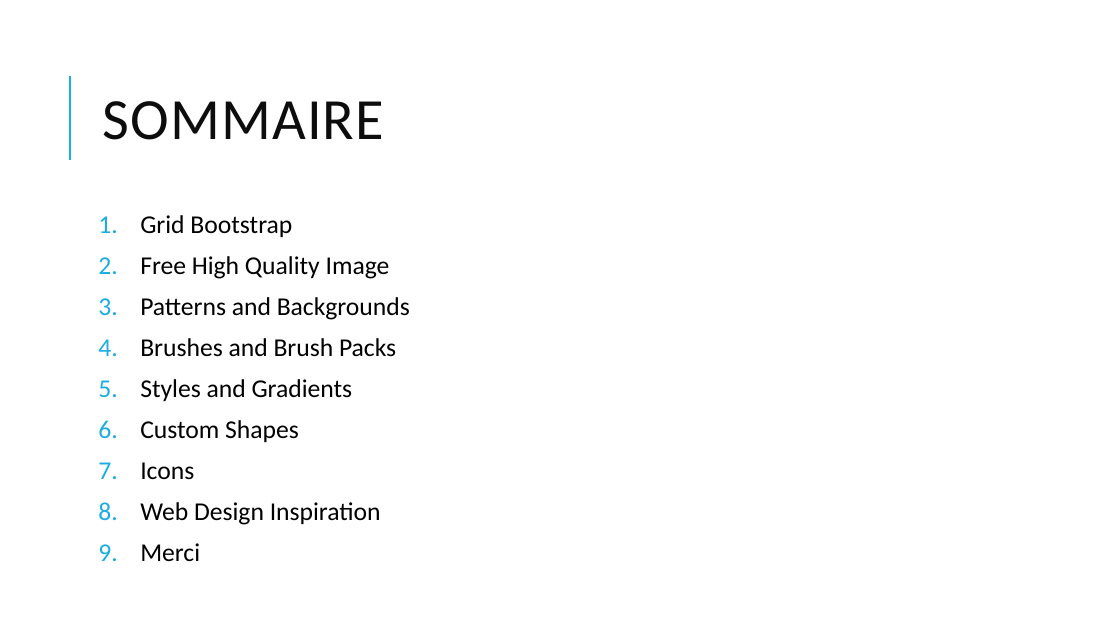
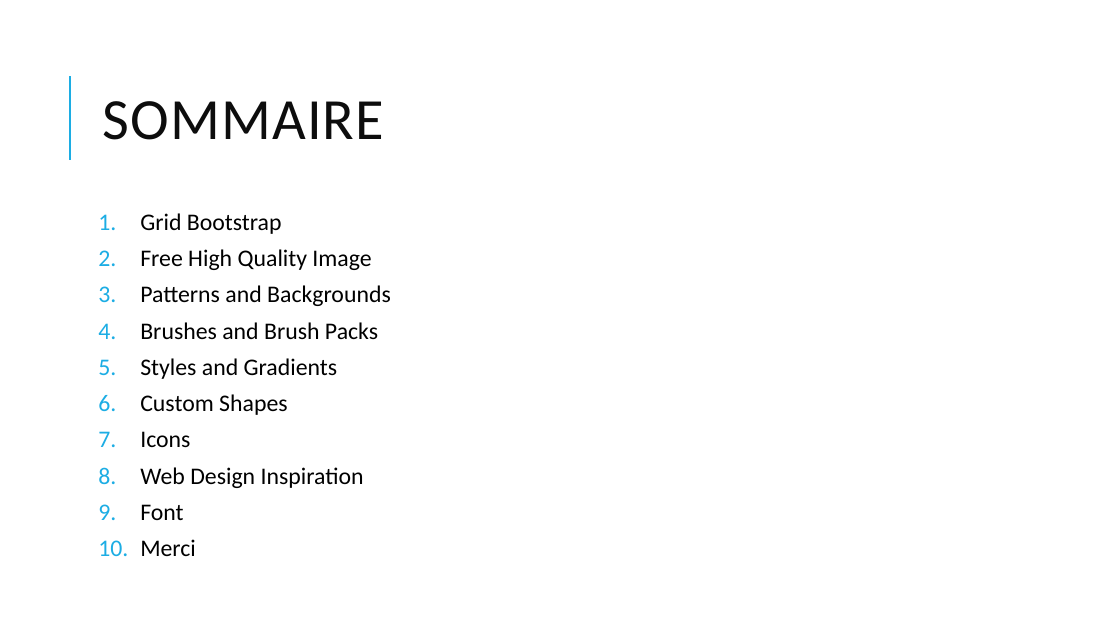
Before and after one commit to lasridouae/Photoshop-Web-Design, a slide deck: slide 2 of 4. Avoir une base d’images HQR (High Quality Resources)/Avoir une base d’images HQR (High Quality Resources).pptx. Drawn at 1120x630 pixels with LibreOffice and Linux fonts; fonts in the diff are those of the drawing. Boxes give left, top, right and bottom in pixels: in the first picture for what was removed or moved away, otherwise in the second. Text is boxed around its words. In the diff, an @@ line names an element or a change of style, - is before the commit and + after.

```diff
--- a/4. Avoir une base d’images HQR (High Quality Resources)/Avoir une base d’images HQR (High Quality Resources).pptx
+++ b/4. Avoir une base d’images HQR (High Quality Resources)/Avoir une base d’images HQR (High Quality Resources).pptx
@@ text at box(140, 213, 391, 556): size 22 to 20.4 pt; line spacing 0.8 to 0.7 @@
@@ text at box(140, 504, 183, 520): paragraph added @@
+9. Font
```
Also in this commit, not shown: 9 other slides changed.
